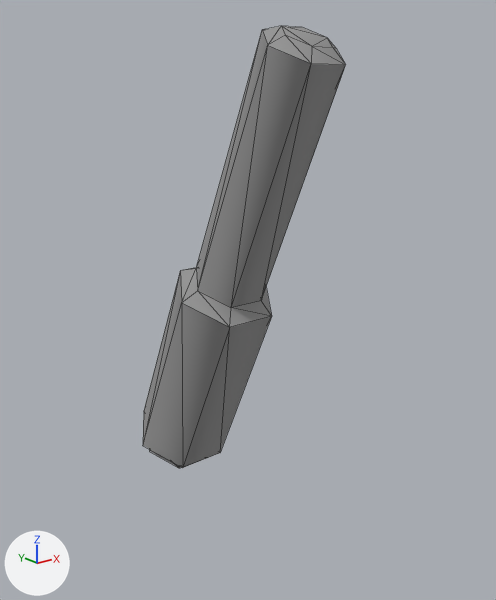
Two versions of the OBJ model Assets/Art/Nova1492/GXConverted/Models/UnitParts/ArmWeapons/datan_common__02_LArm_3fc071ce.obj, one commit apart.
Camera for both pictures: a camera (50 mm lens) standing at (-1.85, -2.86, 1.75) and looking at (0.26, -0.22, 0.69). The lights are fixed; the arrows at lower left show +X, +Y and +Z. The older version comes first. Mesh edges are drawn as thin lines. Where no turn or scale is listed for an object, it has been applied to the vertices.

The scene before the commit, as lines of its bpy script (objects in view):
```python
me_datan_common__02_larm_3fc071ce = bpy.data.meshes.new('datan_common__02_LArm_3fc071ce')
me_datan_common__02_larm_3fc071ce.from_pydata(...)  # 42 vertices, 72 faces; spans x -0.24..0.25, y -1.01..0.23, z -0.23..1.95
me_datan_common__02_larm_3fc071ce.materials.append(mat_datan_common__02_larm_3fc071ce)  # picture img_datan_common__02_larm_3fc071ce_tga
ob_datan_common__02_larm_3fc071ce = bpy.data.objects.new('datan_common__02_LArm_3fc071ce', me_datan_common__02_larm_3fc071ce)
ob_datan_common__02_larm_3fc071ce.location = (0.0, 0.0, 0.0)
```
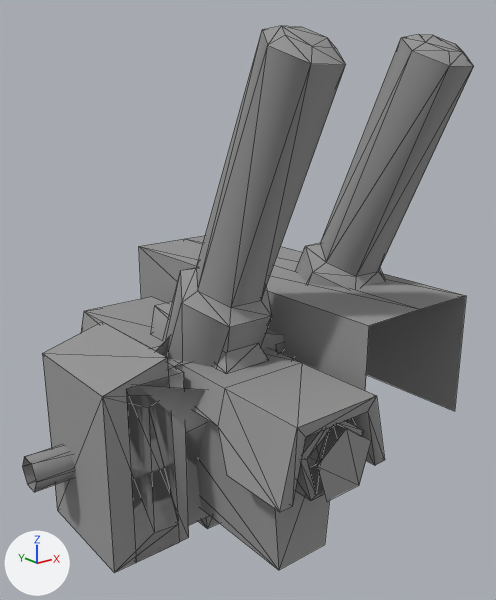
Changed parts and their boxes (x1, y1, x2, y2) in the pictures (496 x 600 px):
'datan_common__02_LArm_3fc071ce_mesh28', added
    after: (42, 322, 283, 573)
'datan_common__02_LArm_3fc071ce_mesh00', added
    after: (139, 236, 466, 411)
'datan_common__02_LArm_3fc071ce_mesh01', added
    after: (81, 297, 385, 512)
'datan_common__02_LArm_3fc071ce_mesh13', added
    after: (296, 34, 474, 288)
'datan_common__02_LArm_3fc071ce_mesh03', added
    after: (197, 420, 330, 570)
'datan_common__02_LArm_3fc071ce_mesh22', added
    after: (126, 343, 283, 562)
'datan_common__02_LArm_3fc071ce_mesh21', added
    after: (318, 428, 371, 501)
'datan_common__02_LArm_3fc071ce_mesh18', added
    after: (138, 336, 294, 466)
'datan_common__02_LArm_3fc071ce_mesh02', added
    after: (295, 421, 364, 501)
'datan_common__02_LArm_3fc071ce_mesh04', added
    after: (22, 444, 75, 492)

The change, as a diff of the scene's bpy script:
```diff
--- a/Assets/Art/Nova1492/GXConverted/Models/UnitParts/ArmWeapons/datan_common__02_LArm_3fc071ce.obj.py
+++ b/Assets/Art/Nova1492/GXConverted/Models/UnitParts/ArmWeapons/datan_common__02_LArm_3fc071ce.obj.py
@@ ob_datan_common__02_larm_3fc071ce_mesh28 @@
+ob_datan_common__02_larm_3fc071ce_mesh28 = bpy.data.objects.new('datan_common__02_LArm_3fc071ce_mesh28', me_datan_common__02_larm_3fc071ce_mesh28)  # 30 vertices, 48 faces; spans x -0.684..0.468, y -0.428..0.191, z -0.379..0.595; in mat_datan_common__02_larm_3fc071ce (picture img_datan_common__02_larm_3fc071ce_tga)
+ob_datan_common__02_larm_3fc071ce_mesh28.location = (0.0, 0.0, 0.0)
@@ ob_datan_common__02_larm_3fc071ce_mesh22 @@
+ob_datan_common__02_larm_3fc071ce_mesh22 = bpy.data.objects.new('datan_common__02_LArm_3fc071ce_mesh22', me_datan_common__02_larm_3fc071ce_mesh22)  # 24 vertices, 34 faces; spans x -0.57..0.57, y -0.428..0.0, z -0.379..0.502; in mat_datan_common__02_larm_3fc071ce (picture img_datan_common__02_larm_3fc071ce_tga)
+ob_datan_common__02_larm_3fc071ce_mesh22.location = (0.0, 0.0, 0.0)
@@ ob_datan_common__02_larm_3fc071ce_mesh21 @@
+ob_datan_common__02_larm_3fc071ce_mesh21 = bpy.data.objects.new('datan_common__02_LArm_3fc071ce_mesh21', me_datan_common__02_larm_3fc071ce_mesh21)  # 5 vertices, 3 faces; spans x -0.16..0.153, y -1.182, z 0.144..0.442; in mat_datan_common__02_larm_3fc071ce (picture img_datan_common__02_larm_3fc071ce_tga)
+ob_datan_common__02_larm_3fc071ce_mesh21.location = (0.0, 0.0, 0.0)
@@ ob_datan_common__02_larm_3fc071ce_mesh18 @@
+ob_datan_common__02_larm_3fc071ce_mesh18 = bpy.data.objects.new('datan_common__02_LArm_3fc071ce_mesh18', me_datan_common__02_larm_3fc071ce_mesh18)  # 8 vertices, 8 faces; spans x -0.576..0.587, y -0.657..0.175, z -0.174..0.657; in mat_datan_common__02_larm_3fc071ce (picture img_datan_common__02_larm_3fc071ce_tga)
+ob_datan_common__02_larm_3fc071ce_mesh18.location = (0.0, 0.0, 0.0)
@@ ob_datan_common__02_larm_3fc071ce_mesh13 @@
+ob_datan_common__02_larm_3fc071ce_mesh13 = bpy.data.objects.new('datan_common__02_LArm_3fc071ce_mesh13', me_datan_common__02_larm_3fc071ce_mesh13)  # 42 vertices, 72 faces; spans x 0.57..1.06, y -1.0..0.23, z -0.23..1.96; in mat_datan_common__02_larm_3fc071ce (picture img_datan_common__02_larm_3fc071ce_tga)
+ob_datan_common__02_larm_3fc071ce_mesh13.location = (0.0, 0.0, 0.0)
@@ ob_datan_common__02_larm_3fc071ce_mesh04 @@
+ob_datan_common__02_larm_3fc071ce_mesh04 = bpy.data.objects.new('datan_common__02_LArm_3fc071ce_mesh04', me_datan_common__02_larm_3fc071ce_mesh04)  # 12 vertices, 12 faces; spans x -0.876..0.0, y -0.085..0.085, z -0.074..0.074; in mat_datan_common__02_larm_3fc071ce (picture img_datan_common__02_larm_3fc071ce_tga)
+ob_datan_common__02_larm_3fc071ce_mesh04.location = (0.0, 0.0, 0.0)
@@ ob_datan_common__02_larm_3fc071ce_mesh03 @@
+ob_datan_common__02_larm_3fc071ce_mesh03 = bpy.data.objects.new('datan_common__02_LArm_3fc071ce_mesh03', me_datan_common__02_larm_3fc071ce_mesh03)  # 22 vertices, 26 faces; spans x -0.21..0.21, y -0.95..0.68, z -0.5..0.47; in mat_datan_common__02_larm_3fc071ce (picture img_datan_common__02_larm_3fc071ce_tga)
+ob_datan_common__02_larm_3fc071ce_mesh03.location = (0.0, 0.0, 0.0)
@@ ob_datan_common__02_larm_3fc071ce_mesh02 @@
+ob_datan_common__02_larm_3fc071ce_mesh02 = bpy.data.objects.new('datan_common__02_LArm_3fc071ce_mesh02', me_datan_common__02_larm_3fc071ce_mesh02)  # 20 vertices, 31 faces; spans x -0.19..0.184, y -1.123..-0.947, z 0.118..0.474; in mat_datan_common__02_larm_3fc071ce (picture img_datan_common__02_larm_3fc071ce_tga)
+ob_datan_common__02_larm_3fc071ce_mesh02.location = (0.0, 0.0, 0.0)
@@ ob_datan_common__02_larm_3fc071ce_mesh01 @@
+ob_datan_common__02_larm_3fc071ce_mesh01 = bpy.data.objects.new('datan_common__02_LArm_3fc071ce_mesh01', me_datan_common__02_larm_3fc071ce_mesh01)  # 34 vertices, 40 faces; spans x -0.31..0.31, y -1.13..0.69, z 0.16..0.65; in mat_datan_common__02_larm_3fc071ce (picture img_datan_common__02_larm_3fc071ce_tga)
+ob_datan_common__02_larm_3fc071ce_mesh01.location = (0.0, 0.0, 0.0)
@@ ob_datan_common__02_larm_3fc071ce_mesh00 @@
+ob_datan_common__02_larm_3fc071ce_mesh00 = bpy.data.objects.new('datan_common__02_LArm_3fc071ce_mesh00', me_datan_common__02_larm_3fc071ce_mesh00)  # 10 vertices, 11 faces; spans x 0.32..1.04, y -0.99..0.99, z 0.11..0.75; in mat_datan_common__02_larm_3fc071ce (picture img_datan_common__02_larm_3fc071ce_tga)
+ob_datan_common__02_larm_3fc071ce_mesh00.location = (0.0, 0.0, 0.0)
```
